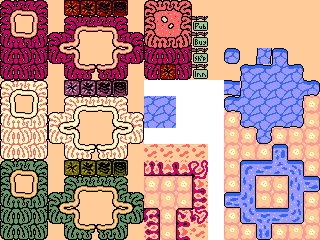
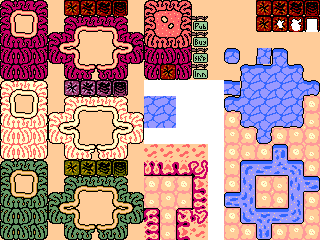
Revision of a layered 320 × 240 image; what changed, layer by layer:
painted on "floor.png" over (256, 0, 320, 32)
